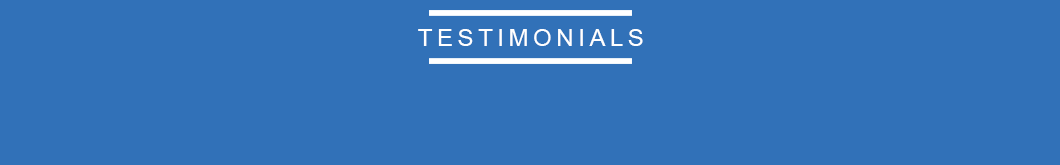
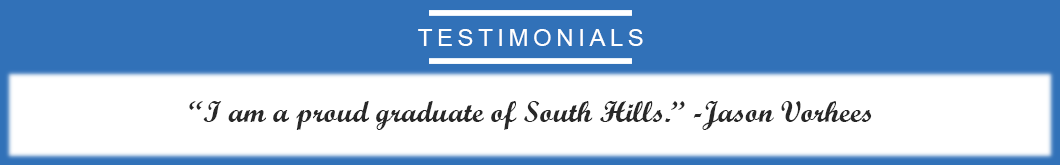
Revision of a layered 1060x165 image; what changed, layer by layer:
added group "Mask" with 2 layers above "Background" over [5,70,1055,160]
added layer "“I am a proud graduate of South Hills.” -Jason Vorhees" in group "Mask" over [189,101,872,130]
added layer "Layer 1" in group "Mask" over [5,70,1055,160]
